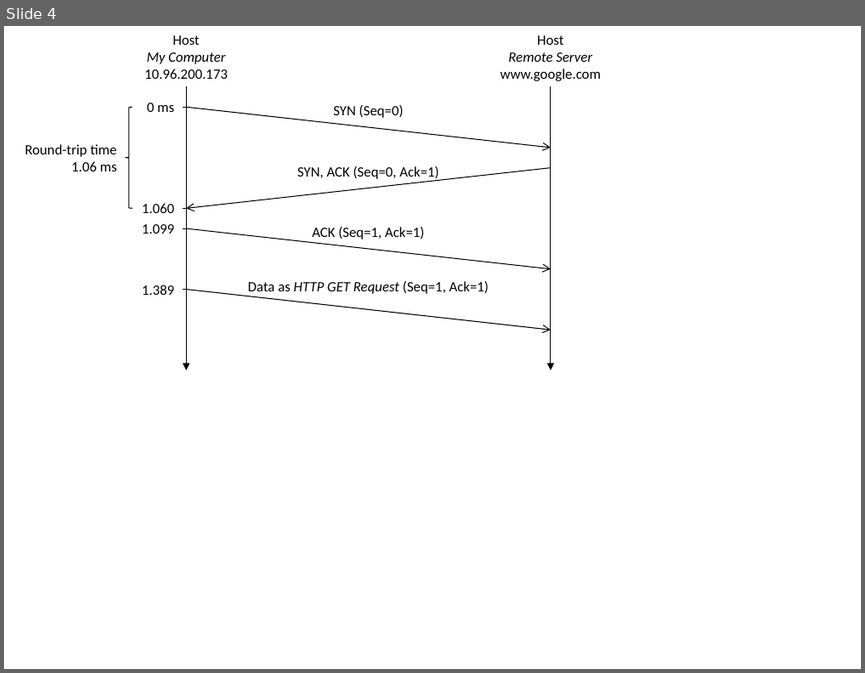
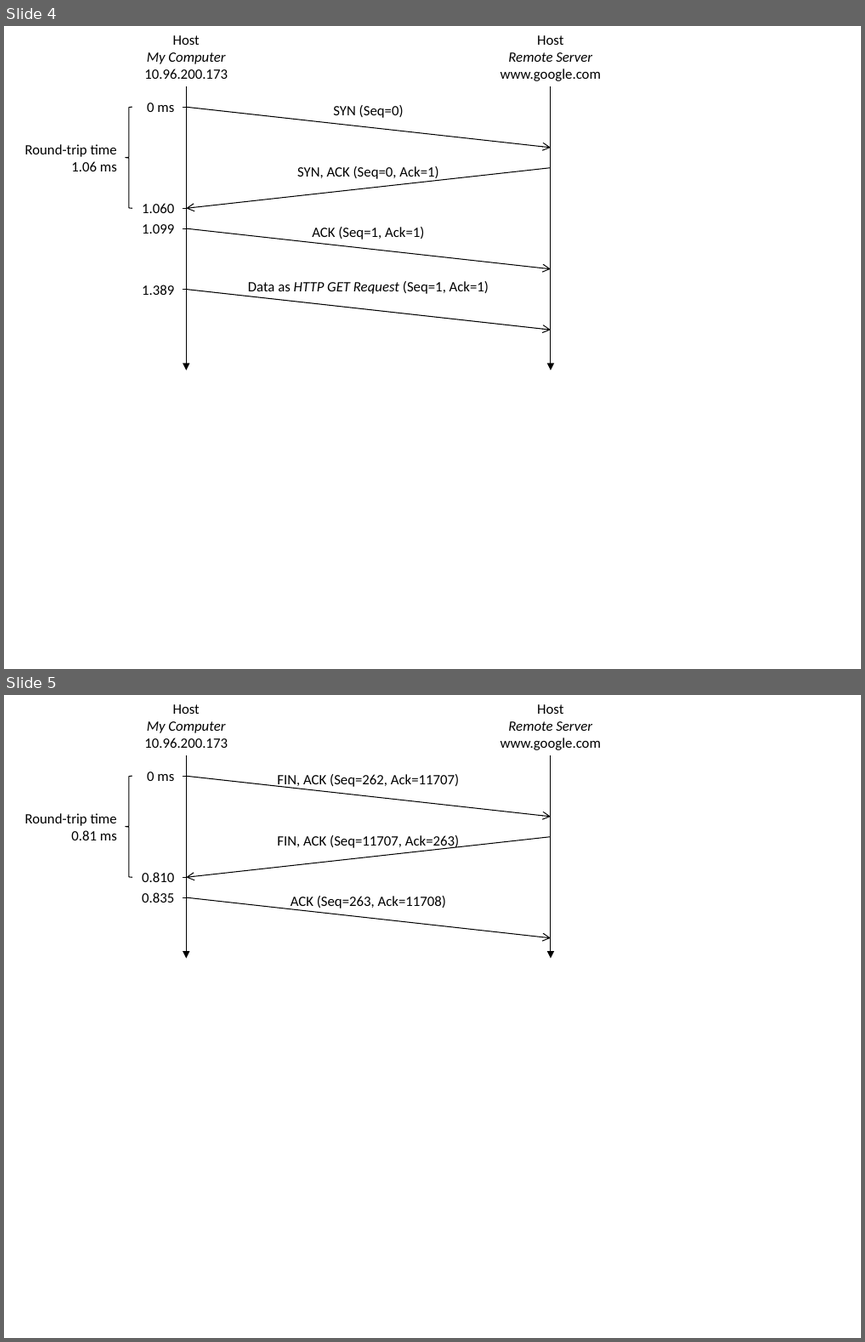
Before and after one commit to RedAndBlueEraser/comp30023, a slide deck: workshop/ws-10-11-lab-answers/diagrams.pptx. Shown one above the other, each under a label of ours: slide 4 before the commit, slides 4 and 5 after it. The pictures are 865x673 and 865x1342 pixels, drawn with LibreOffice and Linux fonts; fonts in the diff are those of the drawing. Boxes give left, top, right and bottom in pixels: in the first picture for what was removed or moved away, otherwise in the second. Text is boxed around its words. In the diff, an @@ line names an element or a change of style, - is before the commit and + after.

```diff
--- a/workshop/ws-10-11-lab-answers/diagrams.pptx
+++ b/workshop/ws-10-11-lab-answers/diagrams.pptx
@@ slide 5 added at (4,695,861,1338), background #FFFFFF @@
@@ text added at (144,704,228,748), 12 pt, text #000000 @@
+Host
+My Computer
+10.96.200.173
@@ text added at (500,704,601,750), 12 pt, text #000000 @@
+Host
+Remote Server
+www.google.com
@@ arrow added from (187, 756) to (187, 958), #000000 0.75 pt @@
@@ arrow added from (551, 756) to (551, 958), #000000 0.75 pt @@
@@ left brace added at (126,776,132,877), outline #000000 0.75 pt @@
@@ text added at (147,771,174,781), 12 pt, text #000000 @@
+0 ms
@@ line added from (183, 776) to (187, 776), #000000 0.75 pt @@
@@ arrow added from (187, 776) to (551, 817), #000000 0.75 pt @@
@@ text added at (277,774,459,789), 12 pt, text #000000 @@
+FIN, ACK (Seq=262, Ack=11707)
@@ text added at (25,813,117,840), 12 pt, text #000000 @@
+Round-trip time
+0.81 ms
@@ arrow added from (551, 836) to (187, 878), #000000 0.75 pt @@
@@ text added at (277,835,459,849), 12 pt, text #000000 @@
+FIN, ACK (Seq=11707, Ack=263)
@@ text added at (142,872,174,882), 12 pt, text #000000 @@
+0.810
@@ text added at (142,892,174,902), 12 pt, text #000000 @@
+0.835
@@ line added from (183, 878) to (187, 878), #000000 0.75 pt @@
@@ line added from (183, 897) to (187, 897), #000000 0.75 pt @@
@@ arrow added from (187, 897) to (551, 937), #000000 0.75 pt @@
@@ text added at (290,896,446,910), 12 pt, text #000000 @@
+ACK (Seq=263, Ack=11708)
```
Also in this commit, not shown: 2 other files.
